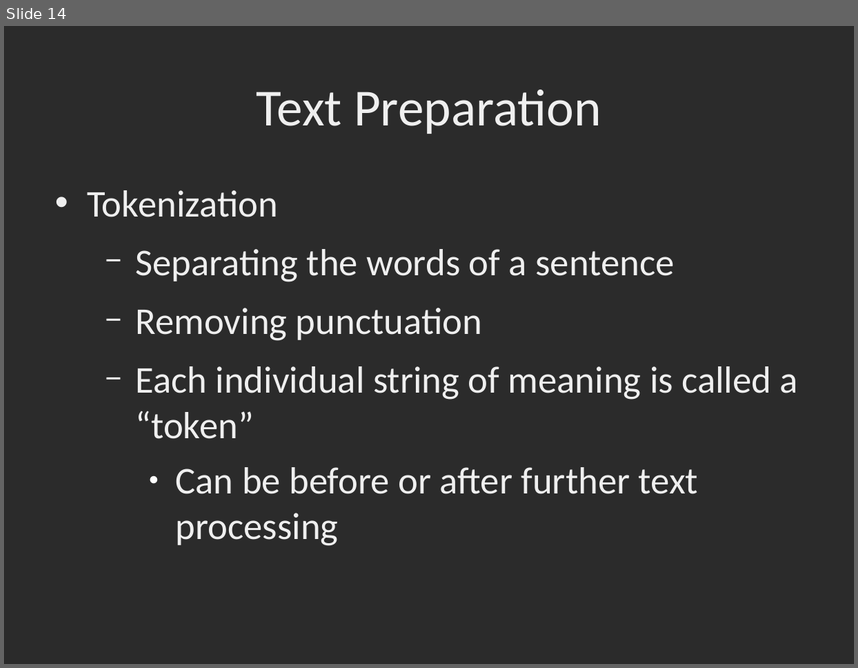
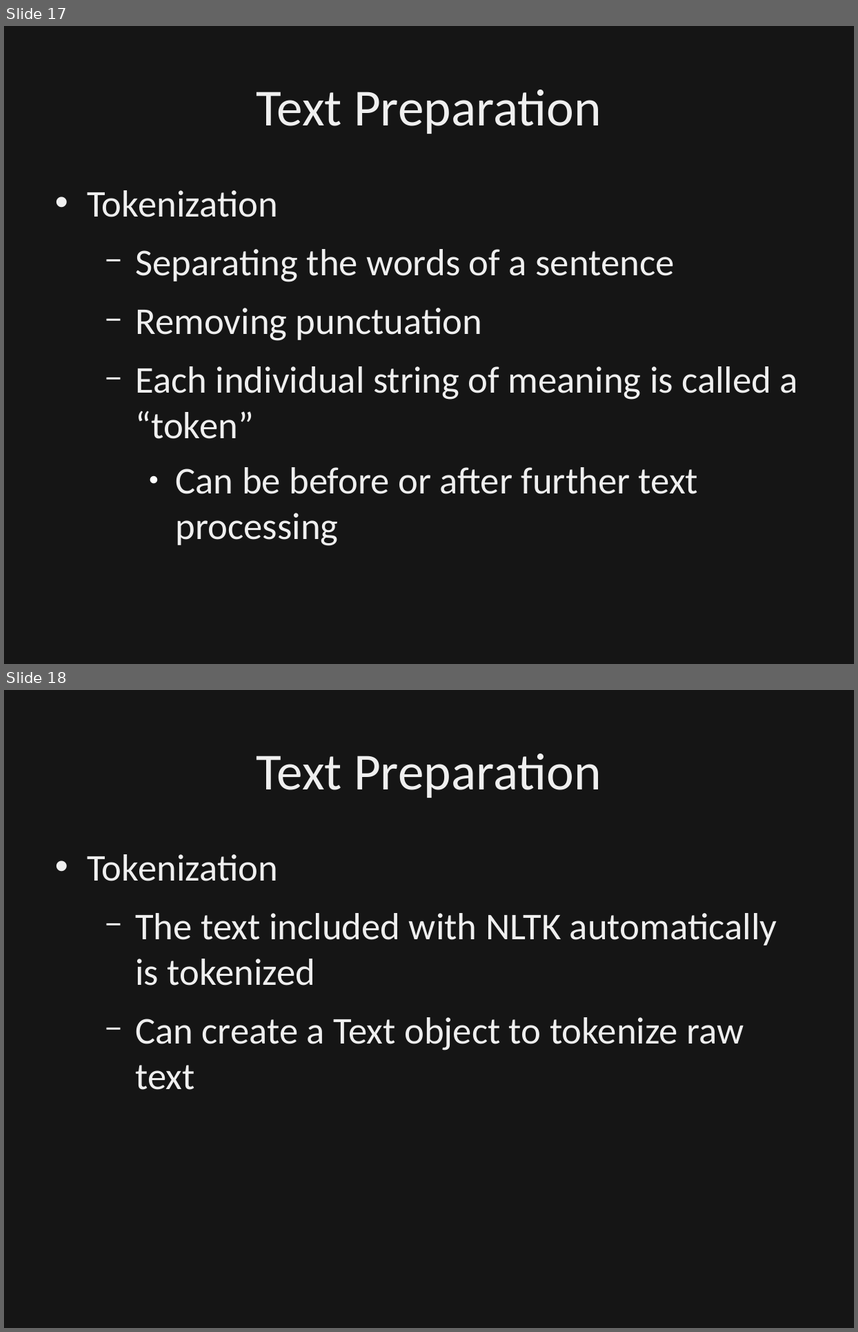
Before and after one commit to dbowmans46/PracticalProgramming, a slide deck: Session 7 - Python/Instructional Material/Session 7 - Python Brief Intro to NLP.odp. Shown one above the other, each under a label of ours: slide 14 before the commit, slides 17 and 18 after it. The pictures are 858x668 and 858x1332 pixels, drawn with LibreOffice and Linux fonts; fonts in the diff are those of the drawing; background and template pictures are left out; a plain dark background stands for a picture behind light text. Boxes give left, top, right and bottom in pixels: in the first picture for what was removed or moved away, otherwise in the second. Text is boxed around its words. In the diff, an @@ line names an element or a change of style, - is before the commit and + after.

Commit message:
Updated slides to include background for text preparation.  Added slides for in-class exercises for intro, tokenization, and stemming.  Added example book in raw text.

```diff
--- a/Session 7 - Python/Instructional Material/Session 7 - Python Brief Intro to NLP.odp
+++ b/Session 7 - Python/Instructional Material/Session 7 - Python Brief Intro to NLP.odp
@@ slide 18 added at [4, 690, 854, 1328], background picture (left out) @@
@@ rectangle added at [4, 690, 854, 1328], fill #000000 at 50% opacity, outline #000000 0 pt @@
@@ title added at [257, 753, 601, 798], 44 pt, text #EFEFEF @@
+Text Preparation
@@ text added at [87, 854, 777, 1090], 32 pt, text #EFEFEF @@
+• Tokenization
+  − The text included with NLTK automatically is tokenized
+  − Can create a Text object to tokenize raw text
@@ what was slide 14 is now slide 17 @@
@@ slide 17 changed as well @@
@@ rectangle added at [4, 26, 854, 664], fill #000000 at 50% opacity, outline #000000 0 pt @@
```
Also in this commit, not shown: 24 other slides changed, 7 other slides added, 1 other file.
